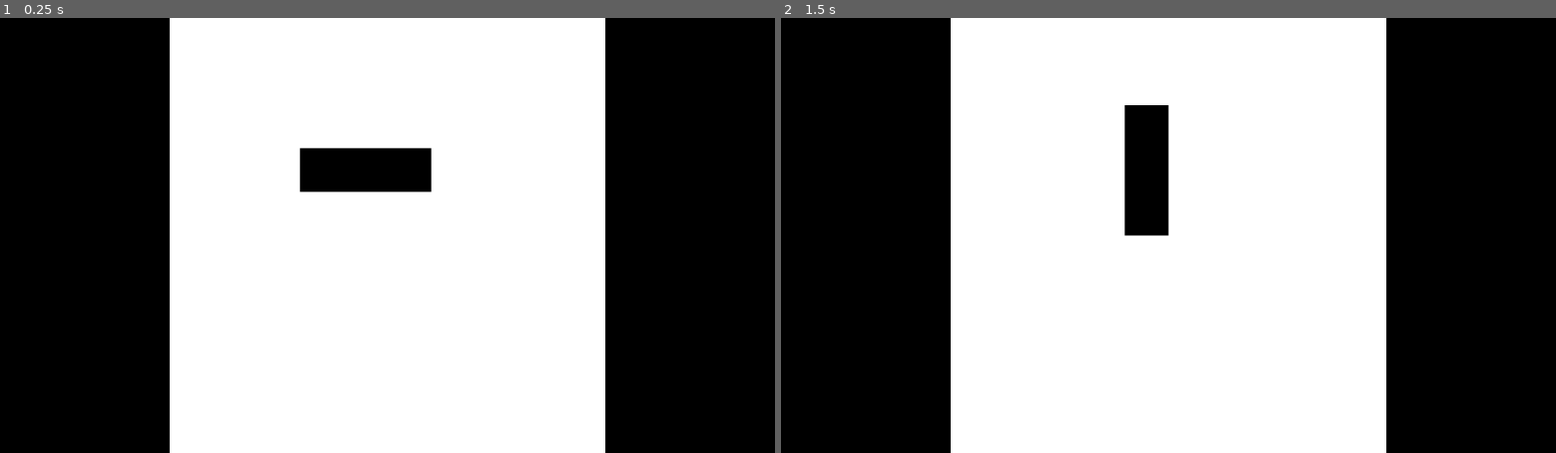
Above: before the commit, frames 1-2 (left to right).
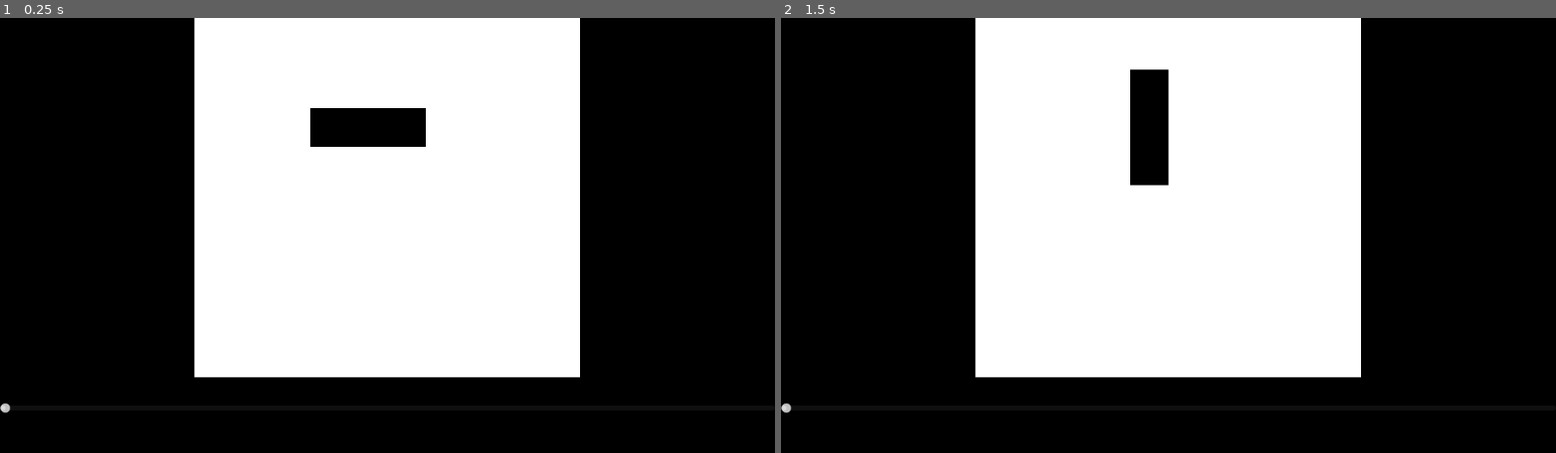
Above: after the commit, the same moments.

Repository: Dobefu/godot-game-of-life
Game: Godot game, scene res://main.tscn
The game is run twice, just before and just after one commit, with the same random seed, the same clock (stepped at 60 frames per second) and the same inputs.
Inputs:
- Up to frame 1 (0.25 s): no input
- Up to frame 2 (1.5 s): tap Enter at 0.5 s

The runs differ from the first frame. In frame 1, 18% of the frame differs, in the area x 0-79%, y 0-100%; in frame 2, 17%.

Commit message:
Add some space for UI elements

Diff:
--- a/game.gd
+++ b/game.gd
@@ -32,7 +32,7 @@
 		if board[i]:
 			image.set_pixel((i % board_size), floori(float(i) / board_size), Color.BLACK)
 
-	var draw_size: float = min(window_size.x, window_size.y)
+	var draw_size: float = min(window_size.x - 75, window_size.y - 75)
 	var draw_offset_x: float = float(window_size.x) / 2 - draw_size / 2
-	var draw_offset_y: float = float(window_size.y) / 2 - draw_size / 2
+	var draw_offset_y: float = (float(window_size.y) / 2 - draw_size / 2) - 75
 	draw_texture_rect(texture, Rect2(Vector2(draw_offset_x, draw_offset_y), Vector2(draw_size, draw_size)), false)
--- a/main.tscn
+++ b/main.tscn
@@ -28,3 +28,19 @@
 grow_horizontal = 2
 grow_vertical = 2
 script = ExtResource("1_ogbtn")
+
+[node name="MarginContainer" type="MarginContainer" parent="."]
+layout_mode = 1
+anchors_preset = 12
+anchor_top = 1.0
+anchor_right = 1.0
+anchor_bottom = 1.0
+offset_top = -75.0
+grow_horizontal = 2
+grow_vertical = 0
+
+[node name="HSlider" type="HSlider" parent="MarginContainer"]
+layout_mode = 2
+max_value = 1.0
+step = 0.0
+scrollable = false
